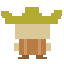
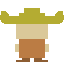
Layers edited between the first and the second 64 x 64 image:
removed layer "Rectangle 19 copy" over [46, 43, 51, 51]
removed layer "Rectangle 19" over [14, 43, 19, 51]
removed layer "Rectangle 17" over [36, 55, 43, 59]
removed layer "Rectangle 15" over [22, 55, 29, 58]
removed layer "Rectangle 12" over [38, 39, 41, 55]
removed layer "Rectangle 11" over [24, 39, 27, 55]
removed layer "Rectangle 10" over [24, 39, 46, 55]
removed group "hat" (11 layers) over [1, 7, 62, 39]
removed layer "Rectangle 9" from group "hat" over [15, 24, 50, 39]
removed layer "Rectangle 4" from group "hat" over [54, 10, 62, 16]
added group "Cowboy" with 2 layers over [0, 8, 64, 62]
added layer "right" in group "Cowboy" over [32, 8, 64, 62]
renamed "Layer 1" to "left", moved it into group "Cowboy", painted on it over [0, 8, 32, 62]
